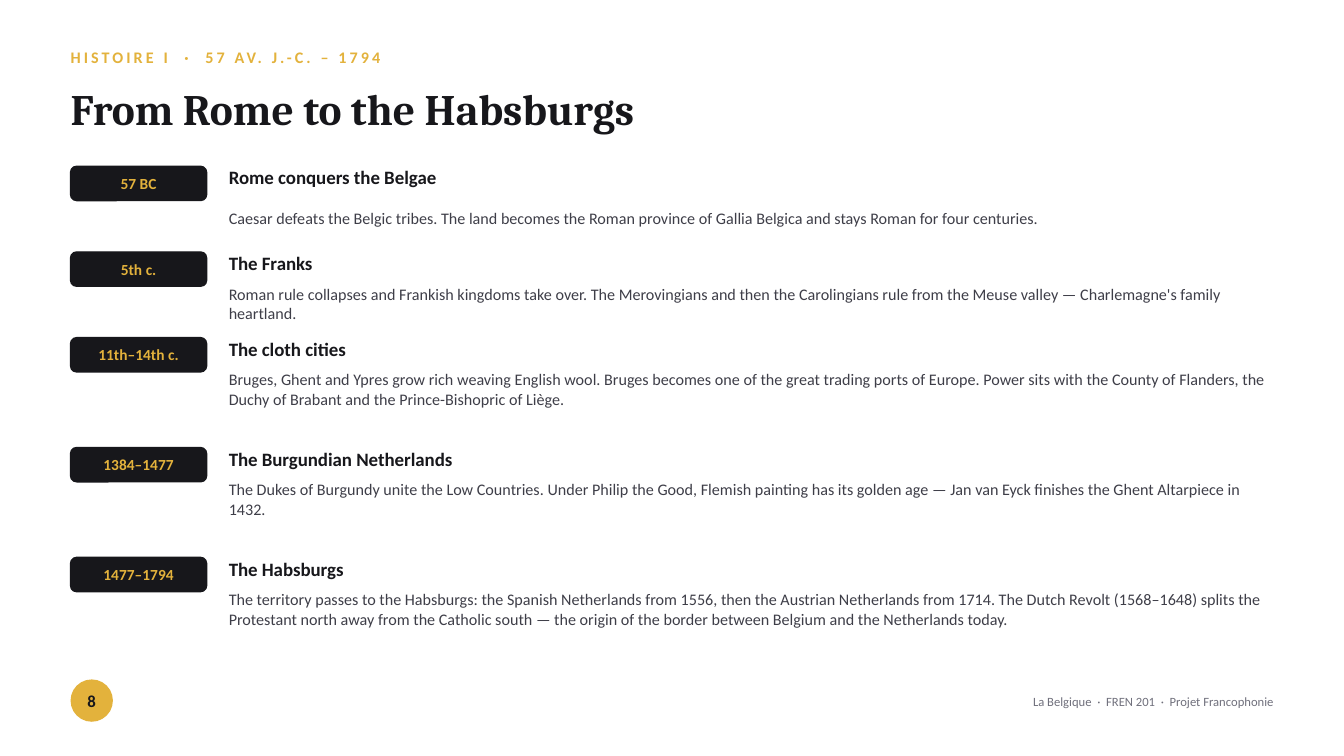
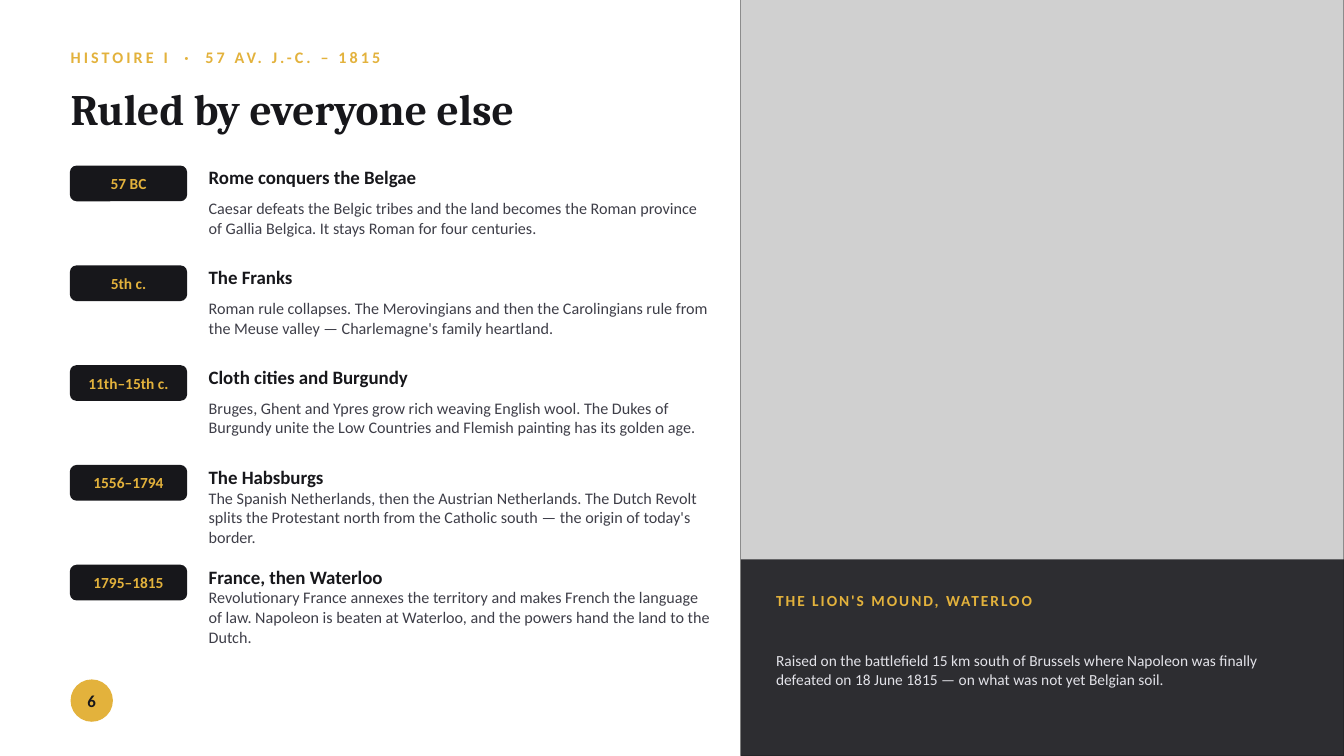
Before and after one commit to zman300z/BOYNT-WORK, a slide deck: slide 6 of fren201-belgium/La_Belgique_FREN201.pptx (slide 8 before the commit). Drawn at 1344x756 pixels with LibreOffice and Linux fonts; fonts in the diff are those of the drawing; grey boxes stand for pictures. Boxes give left, top, right and bottom in pixels: in the first picture for what was removed or moved away, otherwise in the second. Text is boxed around its words. In the diff, an @@ line names an element or a change of style, - is before the commit and + after.

```diff
--- a/fren201-belgium/La_Belgique_FREN201.pptx
+++ b/fren201-belgium/La_Belgique_FREN201.pptx
@@ picture added at (x1=741, y1=0, x2=1344, y2=756) @@
@@ text at (x1=71, y1=95, x2=514, y2=135): text changed @@
-From Rome to the Habsburgs
+Ruled by everyone else
@@ rounded rectangle resized from (x1=71, y1=252, x2=207, y2=286) to (x1=71, y1=166, x2=187, y2=201) @@
@@ text "57 BC" moved from (x1=121, y1=179, x2=157, y2=189) to (x1=111, y1=179, x2=147, y2=189) @@
@@ text "Rome conquers the Belgae" moved from (x1=229, y1=170, x2=436, y2=188) to (x1=209, y1=170, x2=416, y2=188) @@
@@ text at (x1=209, y1=203, x2=697, y2=237): text changed @@
-Caesar defeats the Belgic tribes. The land becomes the Roman province of Gallia Belgica and stays Roman for four centuries.
+Caesar defeats the Belgic tribes and the land becomes the Roman province of Gallia Belgica. It stays Roman for four centuries.
@@ rounded rectangle resized from (x1=71, y1=338, x2=207, y2=372) to (x1=71, y1=266, x2=187, y2=300) @@
@@ text "5th c." moved from (x1=121, y1=264, x2=157, y2=275) to (x1=111, y1=278, x2=147, y2=289) @@
@@ text "The Franks" moved from (x1=229, y1=256, x2=313, y2=270) to (x1=209, y1=270, x2=293, y2=284) @@
@@ text at (x1=209, y1=303, x2=708, y2=337): text changed @@
-Roman rule collapses and Frankish kingdoms take over. The Merovingians and then the Carolingians rule from the Meuse valley — Charlemagne's family heartland.
+Roman rule collapses. The Merovingians and then the Carolingians rule from the Meuse valley — Charlemagne's family heartland.
@@ text removed at (x1=229, y1=342, x2=346, y2=356) @@
-The cloth cities
@@ rounded rectangle resized from (x1=71, y1=448, x2=207, y2=482) to (x1=71, y1=366, x2=187, y2=400) @@
@@ text at (x1=88, y1=378, x2=169, y2=389): text changed @@
-11th–14th c.
+11th–15th c.
@@ text added at (x1=209, y1=370, x2=408, y2=387), 13.5 pt, text #17171B, bold @@
+Cloth cities and Burgundy
@@ text removed at (x1=229, y1=374, x2=1264, y2=408) @@
-Bruges, Ghent and Ypres grow rich weaving English wool. Bruges becomes one of the great trading ports of Europe. Power sits with the County of Flanders, the Duchy of Brabant and the Prince-Bishopric of Liège.
@@ text at (x1=209, y1=403, x2=695, y2=436): text changed @@
-The Dukes of Burgundy unite the Low Countries. Under Philip the Good, Flemish painting has its golden age — Jan van Eyck finishes the Ghent Altarpiece in 1432.
+Bruges, Ghent and Ypres grow rich weaving English wool. The Dukes of Burgundy unite the Low Countries and Flemish painting has its golden age.
@@ rounded rectangle resized from (x1=71, y1=558, x2=207, y2=592) to (x1=71, y1=466, x2=187, y2=500) @@
@@ text at (x1=93, y1=477, x2=163, y2=488): text changed @@
-1477–1794
+1556–1794
@@ text removed at (x1=103, y1=459, x2=173, y2=470) @@
-1384–1477
@@ text "The Habsburgs" moved from (x1=229, y1=562, x2=344, y2=580) to (x1=209, y1=470, x2=324, y2=488) @@
@@ text removed at (x1=229, y1=452, x2=452, y2=470) @@
-The Burgundian Netherlands
@@ text at (x1=209, y1=493, x2=697, y2=543): text changed @@
-The territory passes to the Habsburgs: the Spanish Netherlands from 1556, then the Austrian Netherlands from 1714. The Dutch Revolt (1568–1648) splits the Protestant north away from the Catholic south — the origin of the border between Belgium and the Netherlands today.
+The Spanish Netherlands, then the Austrian Netherlands. The Dutch Revolt splits the Protestant north from the Catholic south — the origin of today's border.
@@ rounded rectangle resized from (x1=71, y1=166, x2=207, y2=201) to (x1=71, y1=566, x2=187, y2=600) @@
@@ rectangle added at (x1=741, y1=560, x2=1344, y2=756), fill #17171B at 88% opacity @@
@@ text added at (x1=93, y1=577, x2=163, y2=588), 11 pt, text #E3B23C, bold @@
+1795–1815
@@ text added at (x1=209, y1=570, x2=383, y2=587), 13.5 pt, text #17171B, bold @@
+France, then Waterloo
@@ text added at (x1=209, y1=592, x2=710, y2=643), 11.5 pt, text #3E3E48 @@
+Revolutionary France annexes the territory and makes French the language of law. Napoleon is beaten at Waterloo, and the powers hand the land to the Dutch.
@@ text added at (x1=857, y1=596, x2=864, y2=606), 11 pt, text #E3B23C, bold @@
+THE LION'S MOUND, WATERLOO
@@ text added at (x1=776, y1=655, x2=1257, y2=688), 11 pt, text #E2E2E8 @@
+Raised on the battlefield 15 km south of Brussels where Napoleon was finally defeated on 18 June 1815 — on what was not yet Belgian soil.
@@ text at (x1=87, y1=695, x2=95, y2=707): text changed @@
-8
+6
@@ text removed at (x1=1033, y1=697, x2=1273, y2=708) @@
-La Belgique · FREN 201 · Projet Francophonie
```
Also in this commit, not shown: 13 other slides changed, 1 slide added, 6 slides removed, 4 other files.
